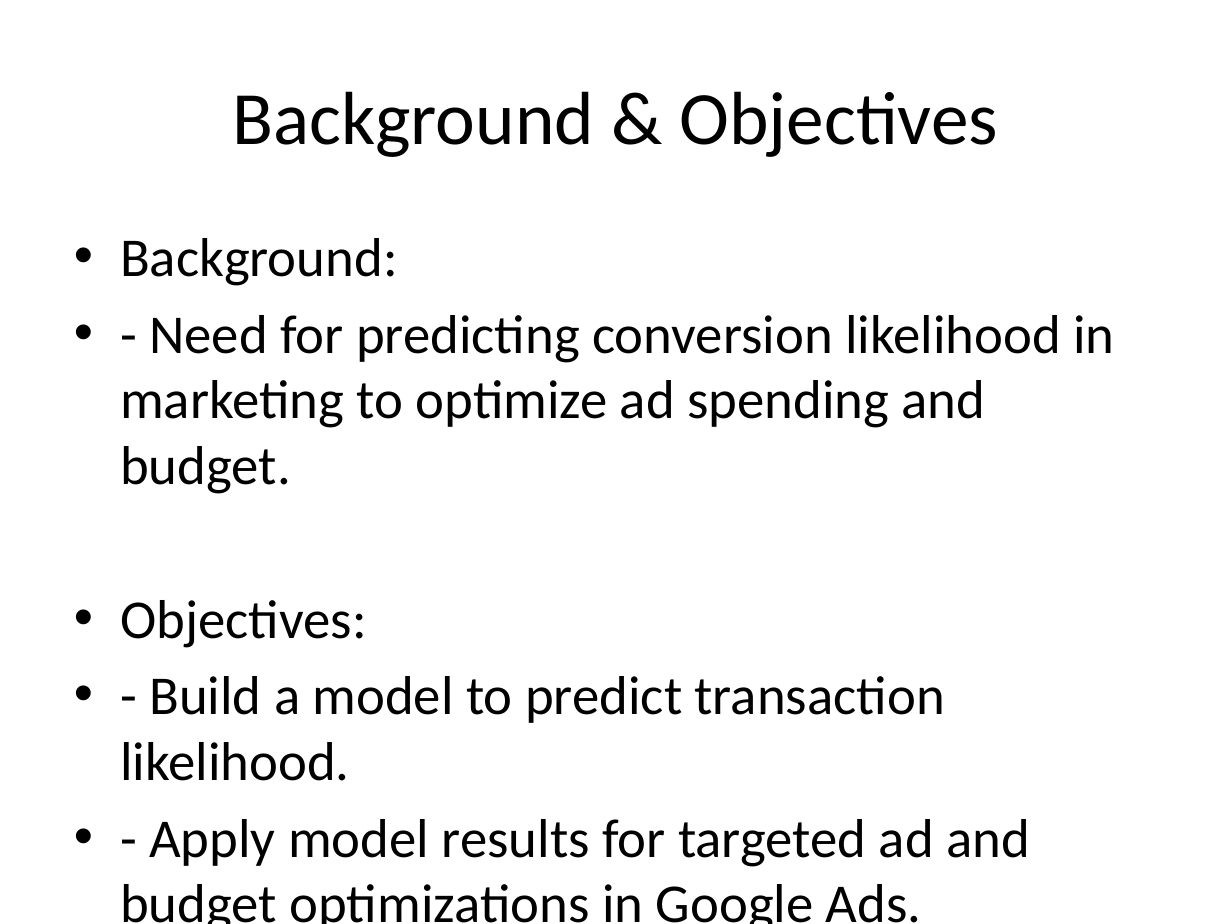
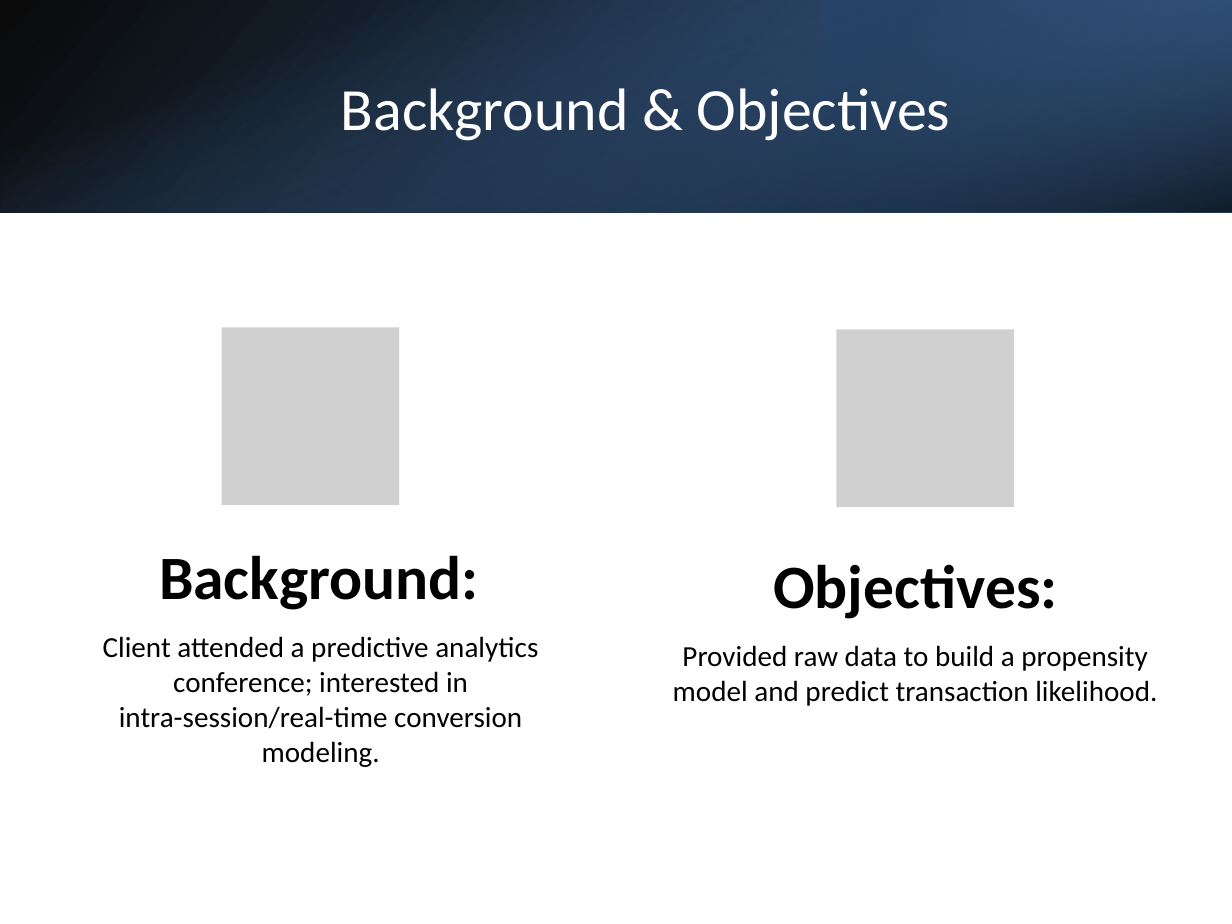
Before and after one commit to wfgoh/modules, a slide deck: slide 2 of presentation.pptx. Drawn at 1232x924 pixels with LibreOffice and Linux fonts; fonts in the diff are those of the drawing; grey boxes stand for pictures. Boxes give left, top, right and bottom in pixels: in the first picture for what was removed or moved away, otherwise in the second. Text is boxed around its words. In the diff, an @@ line names an element or a change of style, - is before the commit and + after.

```diff
--- a/presentation.pptx
+++ b/presentation.pptx
@@ rectangle added at (x1=0, y1=0, x2=1232, y2=212), fill gradient #000000 to #376092 @@
@@ rectangle added at (x1=0, y1=0, x2=1232, y2=212), fill gradient #4F81BD to #000000 @@
@@ rectangle added at (x1=822, y1=0, x2=1232, y2=212), fill gradient #254061 to #4F81BD @@
@@ title "Background & Objectives" moved from (x1=233, y1=91, x2=999, y2=157) to (x1=341, y1=88, x2=951, y2=141) @@
@@ title "Background & Objectives" at (x1=341, y1=88, x2=951, y2=141): size 44 to 35 pt, text colour #000000 to #FFFFFF @@
@@ text removed at (x1=120, y1=238, x2=1114, y2=924) @@
-• Background:
-• - Need for predicting conversion likelihood in marketing to optimize ad spending and budget.
-• Objectives:
-• - Build a model to predict transaction likelihood.
-• - Apply model results for targeted ad and budget optimizations in Google Ads.
@@ group added at (x1=103, y1=328, x2=1157, y2=729): 4 texts, 2 pictures @@
+Background:
+Client attended a predictive analytics conference; interested in intra-session/real-time conversion modeling.
+Objectives:
+Provided raw data to build a propensity model and predict transaction likelihood.
```
Also in this commit, not shown: 9 other slides changed, 1 slide added, 1 slide removed.
